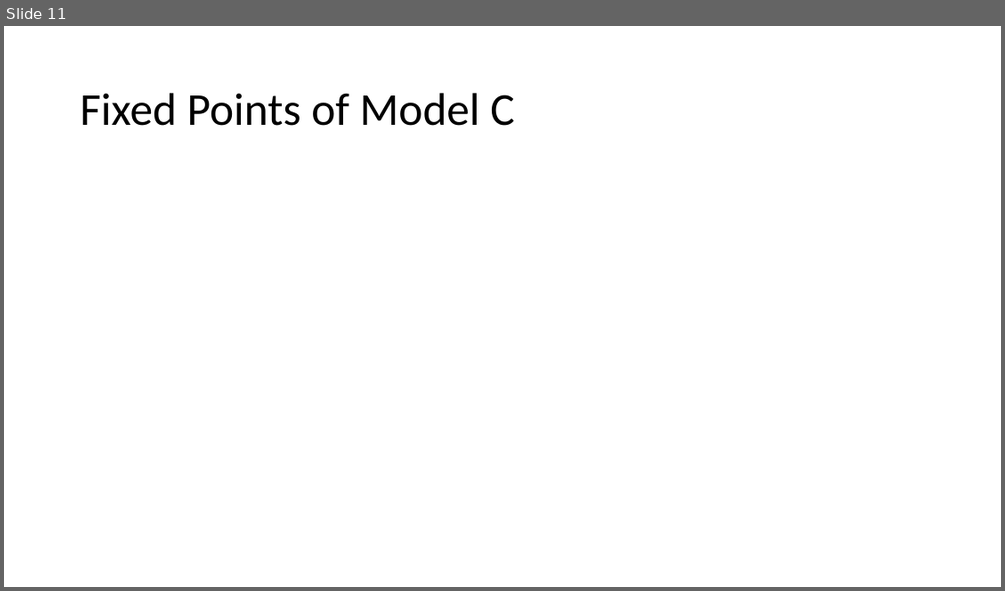
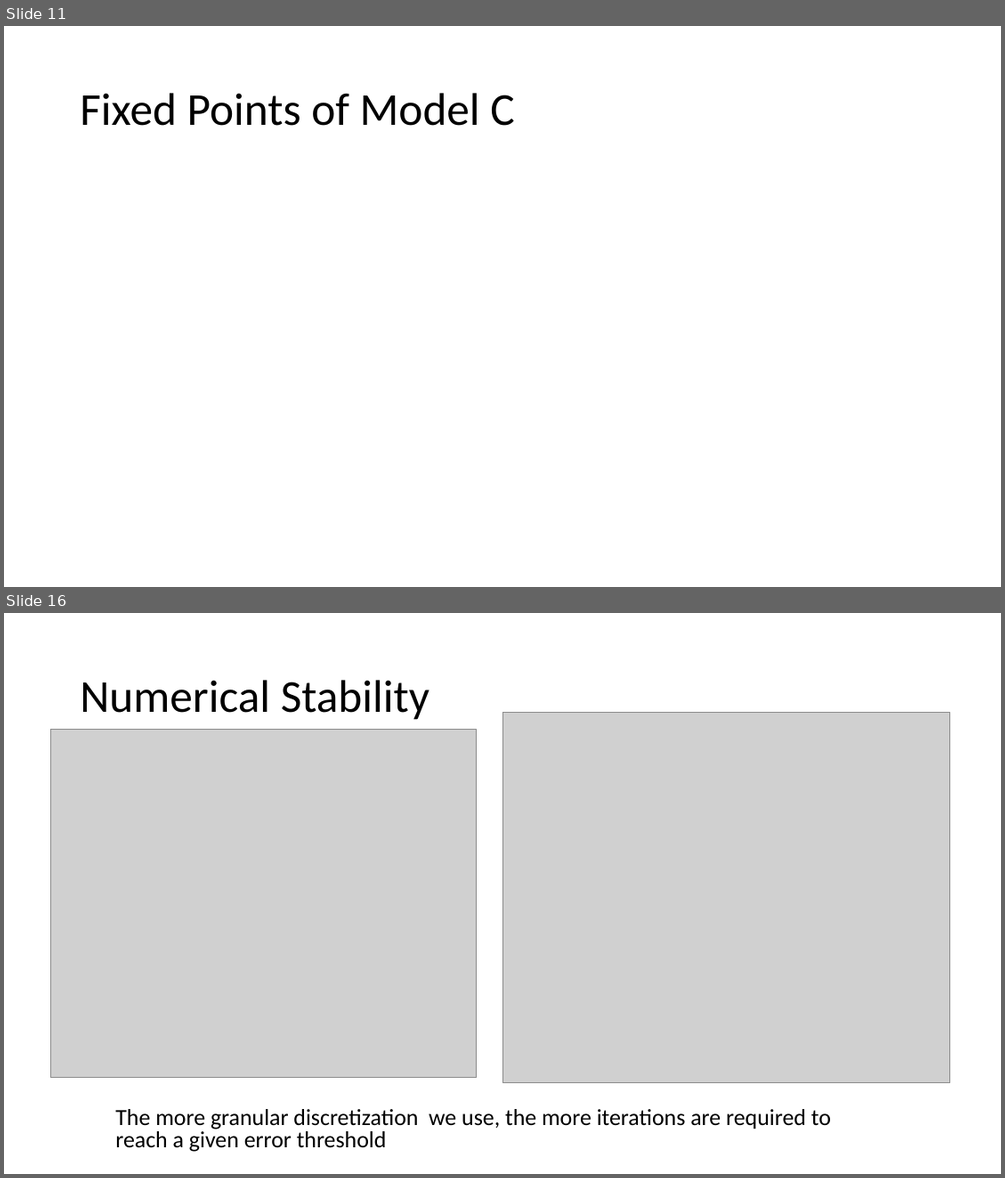
Before and after one commit to beards-lab/simple-VQ-matching-O2-transport, a slide deck: simpleVQ.pptx. Shown one above the other, each under a label of ours: slide 11 before the commit, slides 11 and 16 after it; the slides between them are not shown. The pictures are 1005x591 and 1005x1178 pixels, drawn with LibreOffice and Linux fonts; fonts in the diff are those of the drawing; grey boxes stand for pictures. Boxes give left, top, right and bottom in pixels: in the first picture for what was removed or moved away, otherwise in the second. Text is boxed around its words. In the diff, an @@ line names an element or a change of style, - is before the commit and + after.

```diff
--- a/simpleVQ.pptx
+++ b/simpleVQ.pptx
@@ slide 16 added at <box>4,613,1001,1174</box>, background #FFFFFF @@
@@ title added at <box>80,680,429,720</box>, 44 pt, text #000000 @@
+Numerical Stability
@@ picture added at <box>502,712,950,1083</box> @@
@@ picture added at <box>51,729,477,1078</box> @@
@@ text added at <box>115,1109,831,1151</box>, 22.2 pt, text #000000 @@
+The more granular discretization we use, the more iterations are required to reach a given error threshold
```
Also in this commit, not shown: 5 other slides added, 14 other files.
